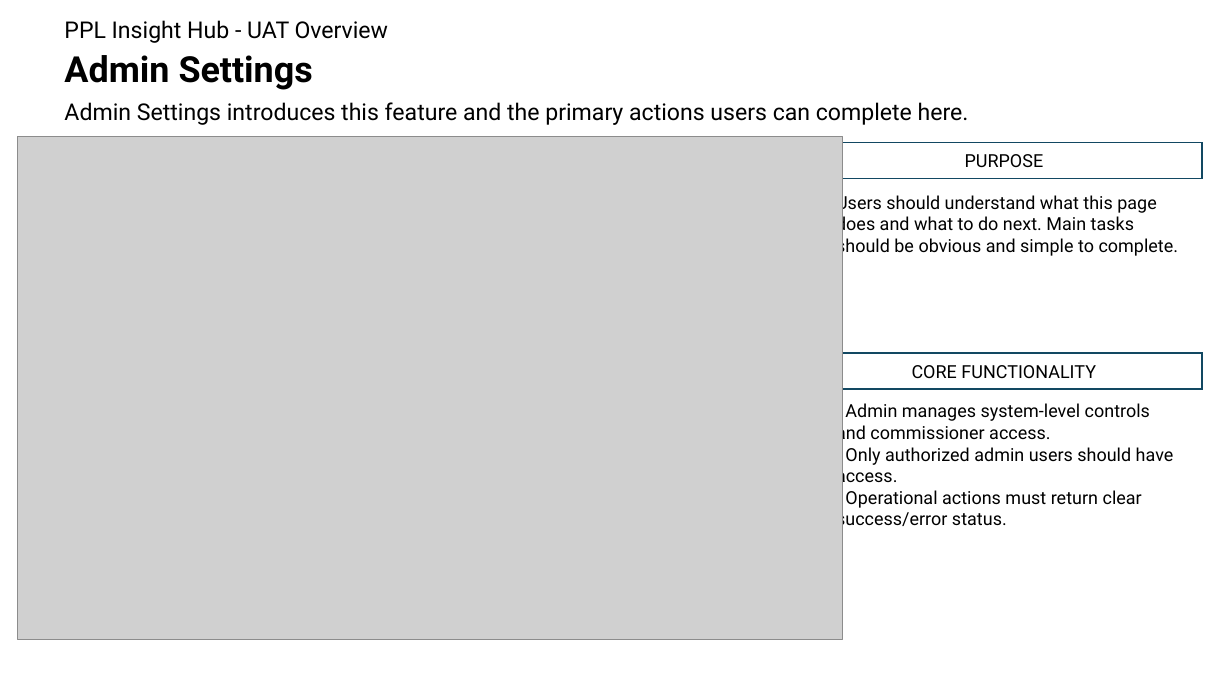
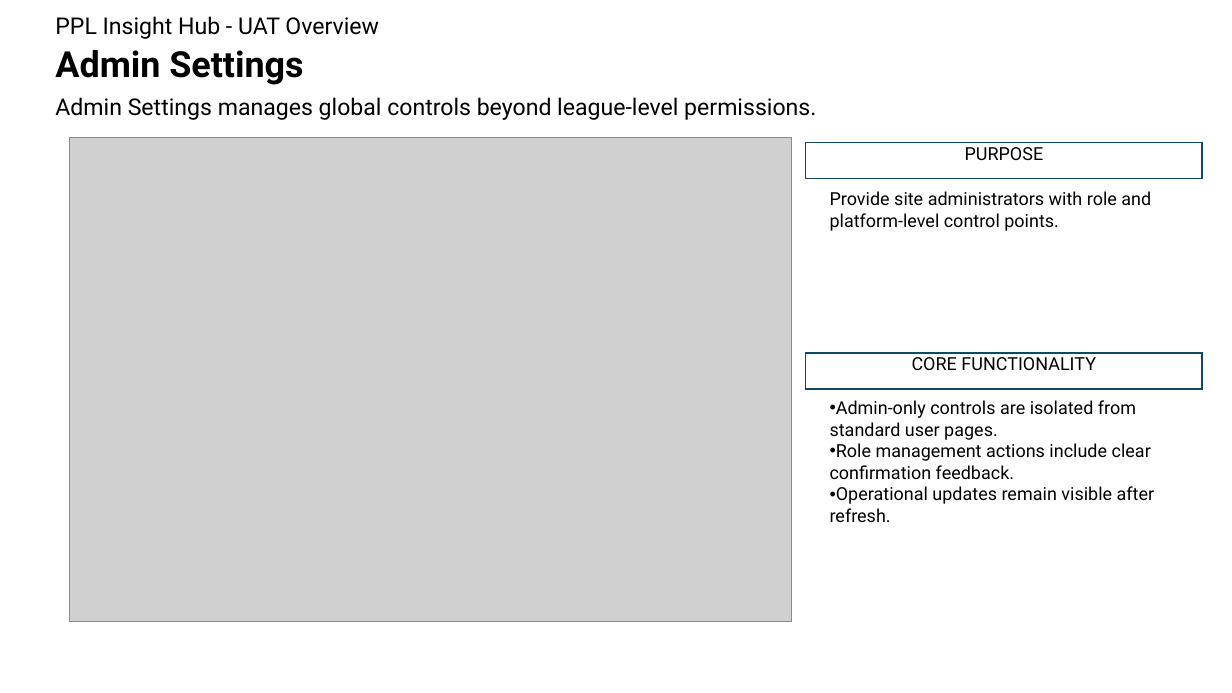
Before and after one commit to NPGrant81/fantasy-football-pi, a slide deck: slide 22 of docs/uat/uat_overview.pptx. Drawn at 1232x693 pixels with LibreOffice and Linux fonts; fonts in the diff are those of the drawing; grey boxes stand for pictures. Boxes give left, top, right and bottom in pixels: in the first picture for what was removed or moved away, otherwise in the second. Text is boxed around its words. In the diff, an @@ line names an element or a change of style, - is before the commit and + after.

Commit message:
Refresh UAT deck assets and capture automation

```diff
--- a/docs/uat/uat_overview.pptx
+++ b/docs/uat/uat_overview.pptx
@@ text "PPL Insight Hub - UAT ...": place and size @@
-text "PPL Insight Hub - UAT ..." at [64, 20, 389, 43]
+text "PPL Insight Hub - UAT ..." at [55, 16, 379, 39]
@@ text "Admin Settings": place and size @@
-text "Admin Settings" at [64, 55, 313, 90]
+text "Admin Settings" at [55, 50, 303, 85]
@@ text at [55, 97, 816, 120]: text changed @@
-Admin Settings introduces this feature and the primary actions users can complete here.
+Admin Settings manages global controls beyond league-level permissions.
@@ picture: place and size @@
-picture at [18, 136, 843, 640]
+picture at [69, 138, 792, 622]
@@ rectangle "PURPOSE" at [806, 142, 1202, 178]: vertical alignment middle to top @@
@@ text at [830, 191, 1151, 231]: text changed @@
-Users should understand what this page does and what to do next. Main tasks should be obvious and simple to complete.
+Provide site administrators with role and platform-level control points.
@@ rectangle "CORE FUNCTIONALITY" at [806, 353, 1202, 389]: vertical alignment middle to top @@
@@ text at [830, 400, 1155, 522]: text changed @@
-- Admin manages system-level controls and commissioner access.
-- Only authorized admin users should have access.
-- Operational actions must return clear success/error status.
+• Admin-only controls are isolated from standard user pages.
+• Role management actions include clear confirmation feedback.
+• Operational updates remain visible after refresh.
```
Also in this commit, not shown: 24 other slides changed, 8 slides added, 3 other files.
